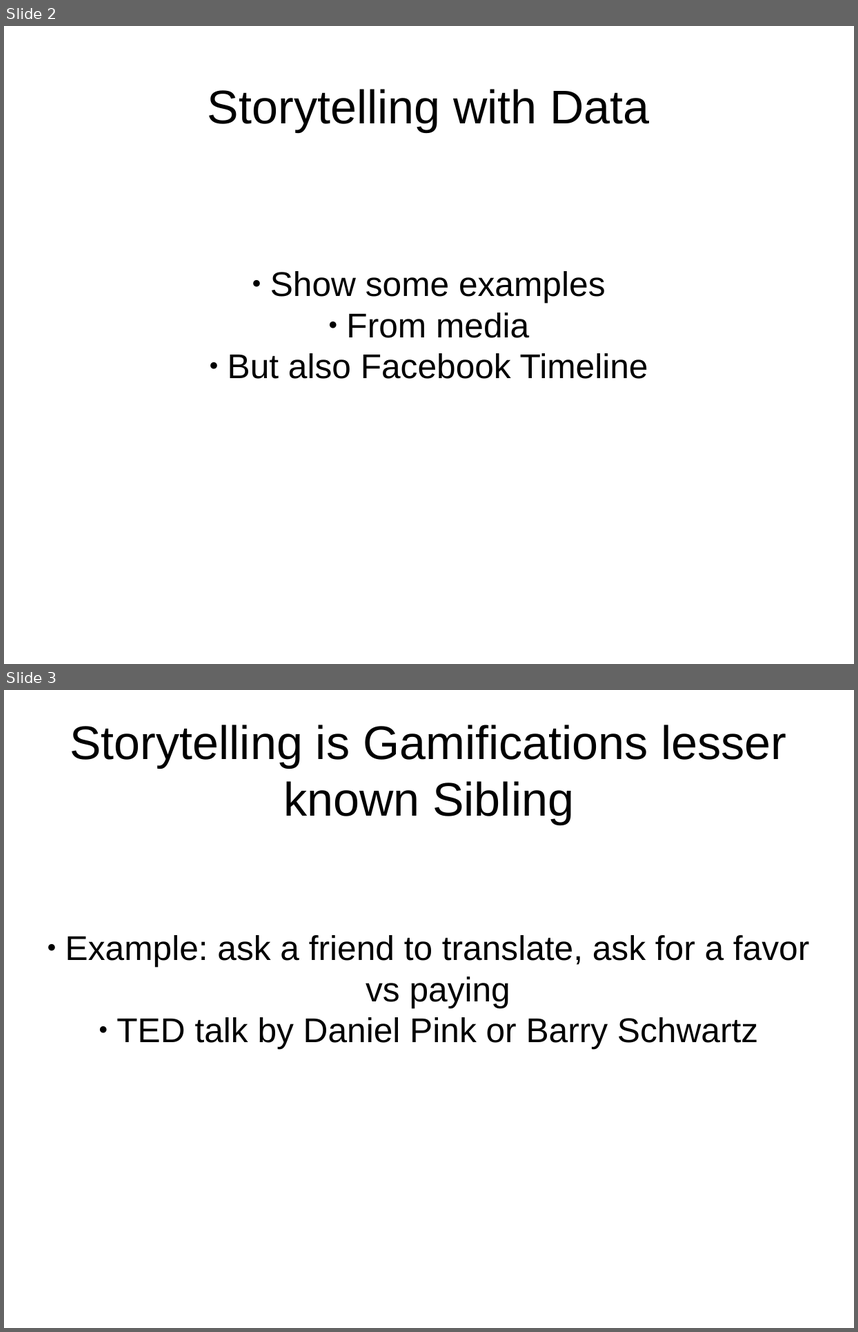
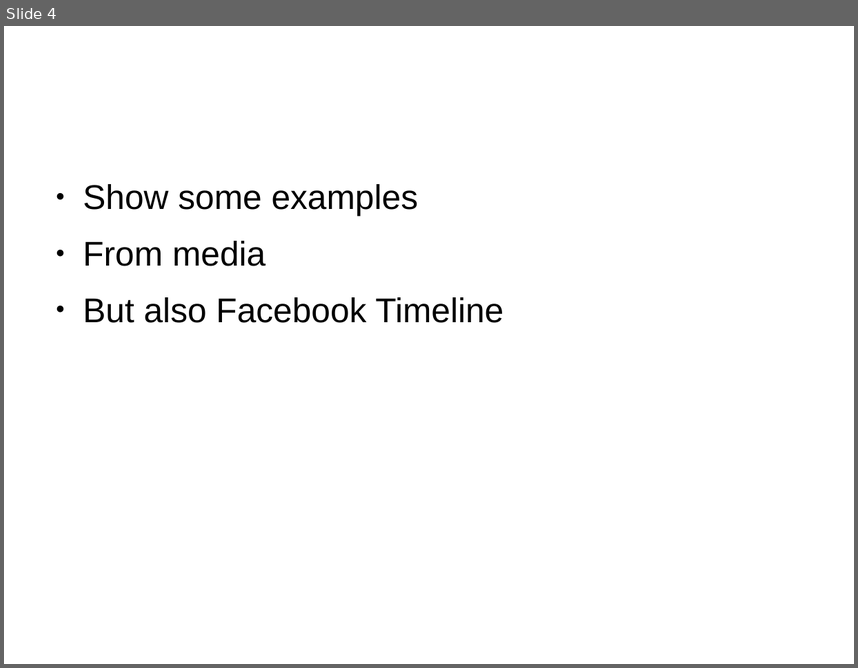
Before and after one commit to misto/Sourcecloud, a slide deck: icse2012/codetimeline.odp. Shown one above the other, each under a label of ours: slides 2 and 3 before the commit, slide 4 after it. The pictures are 858x1332 and 858x668 pixels, drawn with LibreOffice and Linux fonts; fonts in the diff are those of the drawing; background and template pictures are left out. Boxes give left, top, right and bottom in pixels: in the first picture for what was removed or moved away, otherwise in the second. Text is boxed around its words. In the diff, an @@ line names an element or a change of style, - is before the commit and + after.

```diff
--- a/icse2012/codetimeline.odp
+++ b/icse2012/codetimeline.odp
@@ slide 3 removed at [4, 690, 854, 1328], background #FFFFFF @@
@@ title removed at [70, 724, 787, 824] @@
-Storytelling is Gamifications lesser known Sibling
@@ subtitle removed at [65, 935, 809, 1049] @@
-● Example: ask a friend to translate, ask for a favor vs paying
-● TED talk by Daniel Pink or Barry Schwartz
@@ what was slide 2 is now slide 4 @@
@@ slide 4 changed as well @@
@@ title removed at [208, 89, 650, 132] @@
-Storytelling with Data
@@ text "Show some examples": place and size @@
-text "Show some examples" at [228, 271, 648, 379]
+text "Show some examples" at [83, 184, 504, 323]
@@ text "Show some examples" at [83, 184, 504, 323]: alignment centre to left; indent changed; more space between paragraphs; vertical alignment middle to top @@
```
Also in this commit, not shown: 2 other slides changed, 6 slides added, 3 other slides removed.
